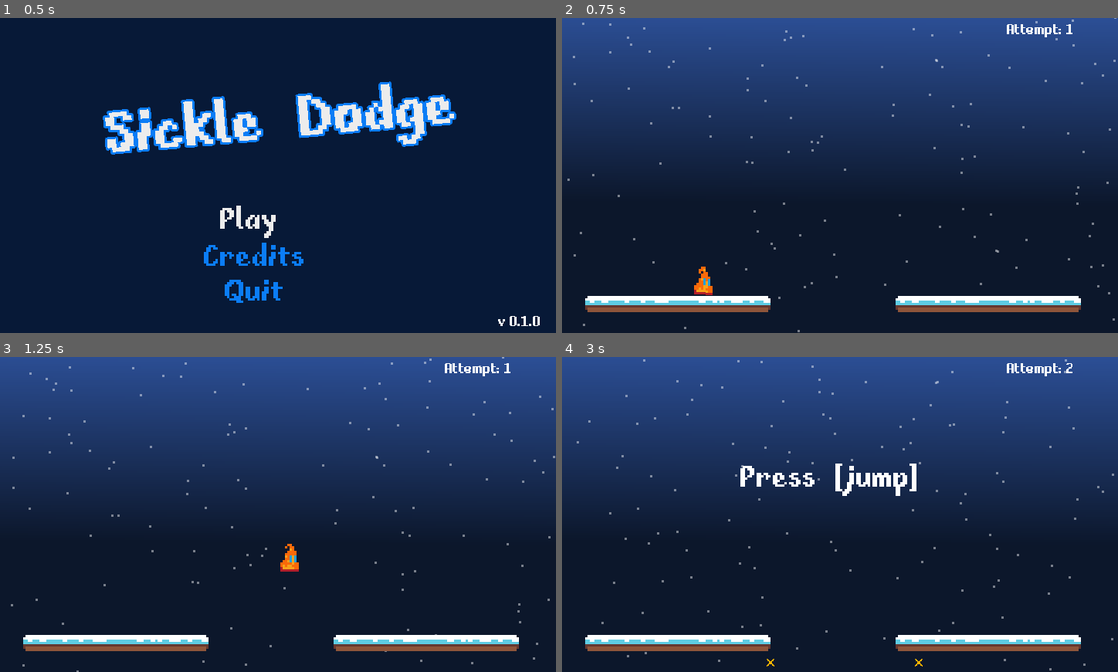
Above: before the commit, frames 1-4 (two rows, left to right).
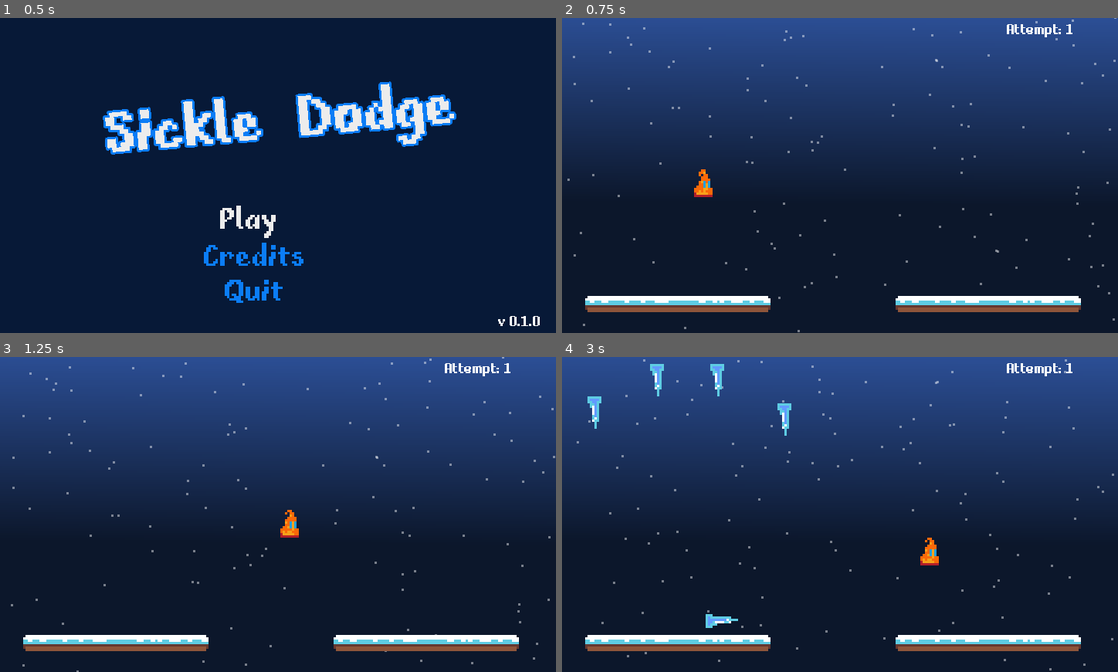
Above: after the commit, the same moments.

Repository: sugarvoid/winter-break-jam
Game: Godot game, scene res://game/menu/title_menu.tscn
Same seed, same stepped clock (60 frames per second), same inputs: the game is played once before the commit and once after it. Sound files missing from this copy of the repository are replaced by a short silence.
Inputs:
- Up to frame 1 (0.5 s): no input
- Up to frame 2 (0.75 s): tap Enter (ui_accept) at 0.5 s; hold D (move_right) from 0.53 s (still down); tap Space (dash) at 0.6 s
- Up to frame 3 (1.25 s): keep holding D (move_right); tap W (jump) at 0.77 s
- Up to frame 4 (3 s): tap Space (dash) at 1.35, 2.1, 2.85 s; tap W (jump) at 1.52 s; release D (move_right) at 2.03 s; hold A (move_left) 2.03-2.78 s; hold D (move_right) from 2.78 s (still down)

Frame 1 is identical in both runs. In frame 2, 0.4% of the frame differs, in the area x 23-28%, y 48-88%; in frame 3, 0.4%; in frame 4, 1.8%, in the area x 4-92%, y 1-99%.

Commit message:
Make space jump

Diff:
--- a/game/player/player.gd
+++ b/game/player/player.gd
@@ -85,9 +85,6 @@
 					self.emit_signal("on_air_jump", p_JumpEffect, $Position2D.global_position)
 					jumps += 1
 
-		if Input.is_action_just_pressed("dash"):
-			print("...dash...")
-
 		if self.horizontal_direction != 0:
 			velocity.x = lerp(velocity.x, self.horizontal_direction * speed, acceleration)
 		elif self.horizontal_direction == 0:
--- a/project.godot
+++ b/project.godot
@@ -142,6 +142,7 @@
 "events": [ Object(InputEventKey,"resource_local_to_scene":false,"resource_name":"","device":0,"alt":false,"shift":false,"control":false,"meta":false,"command":false,"pressed":false,"scancode":0,"physical_scancode":87,"unicode":0,"echo":false,"script":null)
 , Object(InputEventKey,"resource_local_to_scene":false,"resource_name":"","device":0,"alt":false,"shift":false,"control":false,"meta":false,"command":false,"pressed":false,"scancode":0,"physical_scancode":16777232,"unicode":0,"echo":false,"script":null)
 , Object(InputEventJoypadButton,"resource_local_to_scene":false,"resource_name":"","device":0,"button_index":0,"pressure":0.0,"pressed":false,"script":null)
+, Object(InputEventKey,"resource_local_to_scene":false,"resource_name":"","device":0,"alt":false,"shift":false,"control":false,"meta":false,"command":false,"pressed":false,"scancode":0,"physical_scancode":32,"unicode":0,"echo":false,"script":null)
  ]
 }
 dash={
